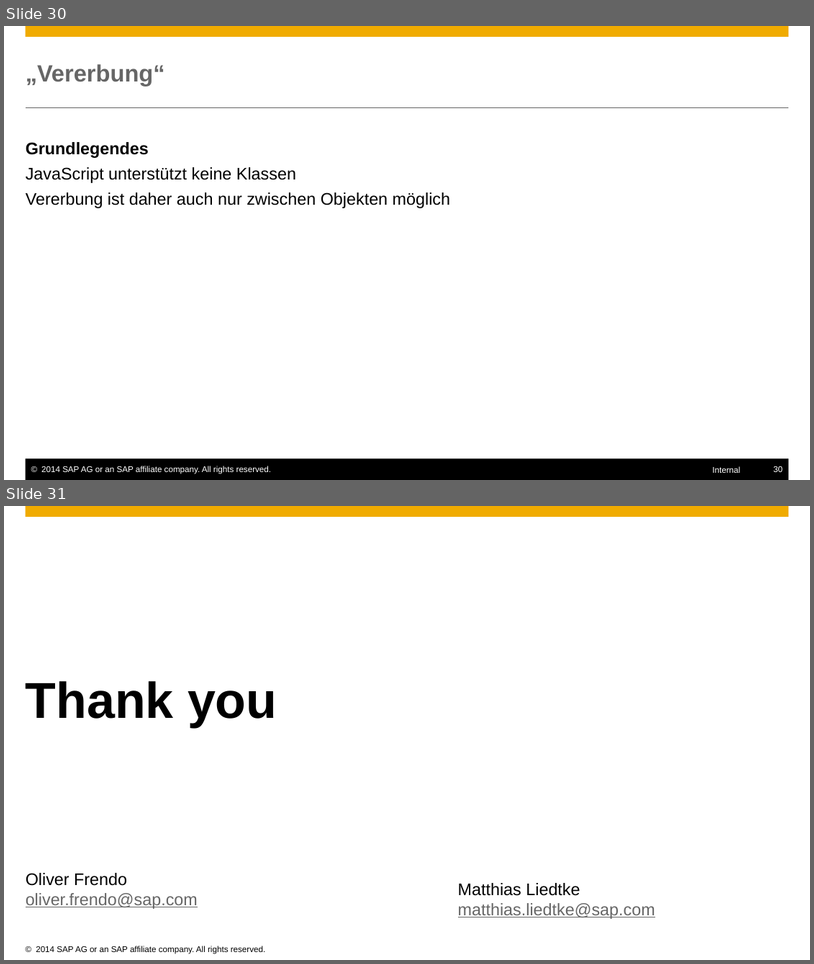
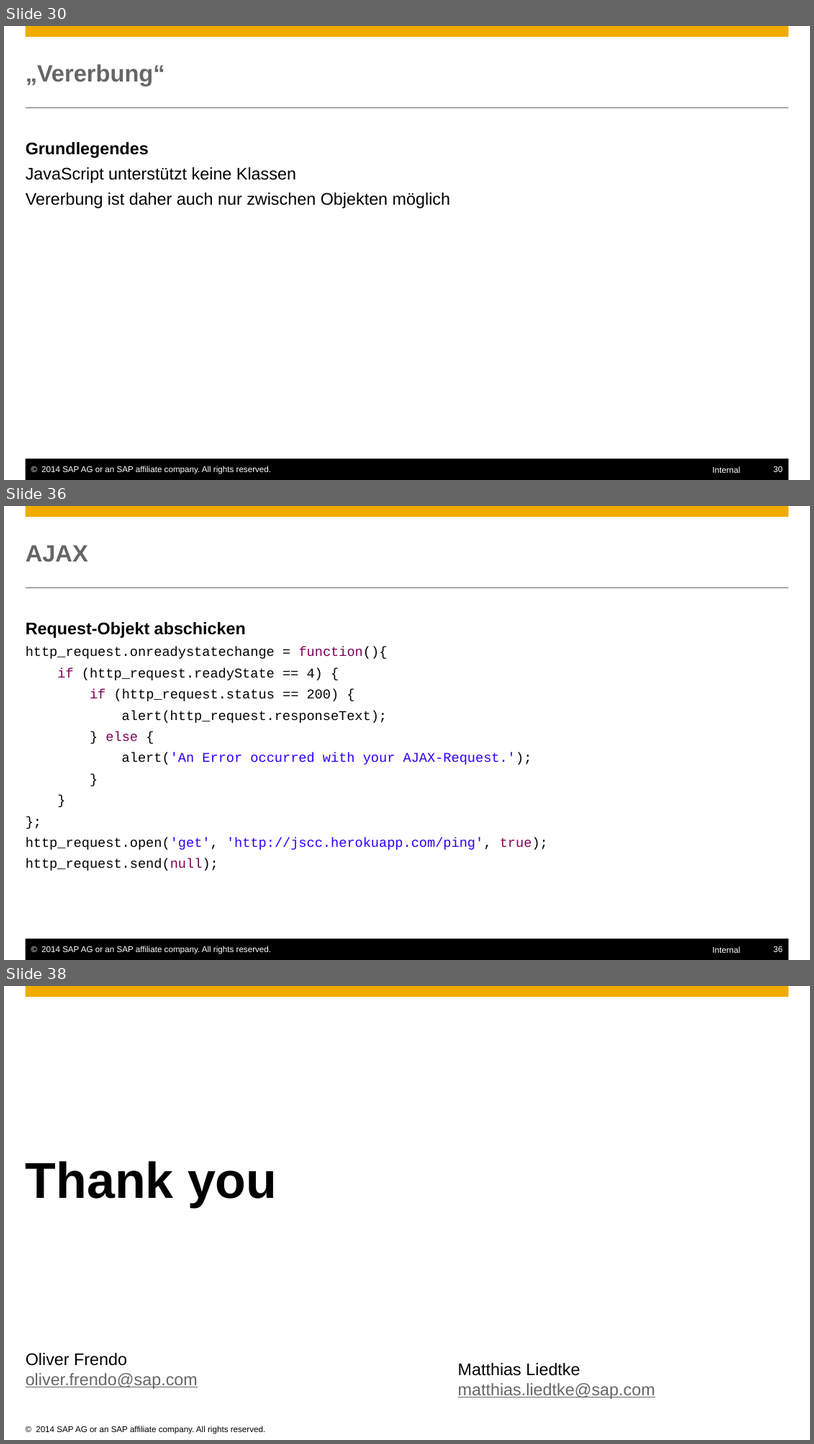
Before and after one commit to ofrendo/JSCrossCourse, a slide deck: JSCrosscourse.pptx. Shown one above the other, each under a label of ours: slides 30 and 31 before the commit, slides 30, 36 and 38 after it; the slides between them are not shown. The pictures are 814x964 and 814x1444 pixels, drawn with LibreOffice and Linux fonts; fonts in the diff are those of the drawing; background and template pictures are left out. Boxes give left, top, right and bottom in pixels: in the first picture for what was removed or moved away, otherwise in the second. Text is boxed around its words. In the diff, an @@ line names an element or a change of style, - is before the commit and + after.

Commit message:
ajax

```diff
--- a/JSCrosscourse.pptx
+++ b/JSCrosscourse.pptx
@@ slide 36 added at <box>4,506,810,960</box>, background #FFFFFF; not listed: 6 template elements that a slide beside it also shows @@
@@ title added at <box>26,545,88,562</box>, 28 pt, text #666666, bold @@
+AJAX
@@ text added at <box>26,622,548,870</box>, 16 pt, text #000000 @@
+Request-Objekt abschicken
+  http_request.onreadystatechange = function(){
+  if (http_request.readyState == 4) {
+  if (http_request.status == 200) {
+  alert(http_request.responseText);
+  } else {
+  alert('An Error occurred with your AJAX-Request.');
+  }
+  }
+  };
+  http_request.open('get', 'http://jscc.herokuapp.com/ping', true);
+  http_request.send(null);
@@ what was slide 31 is now slide 38 @@
```
Also in this commit, not shown: 1 slide changed, 6 other slides added, 4 other files.
